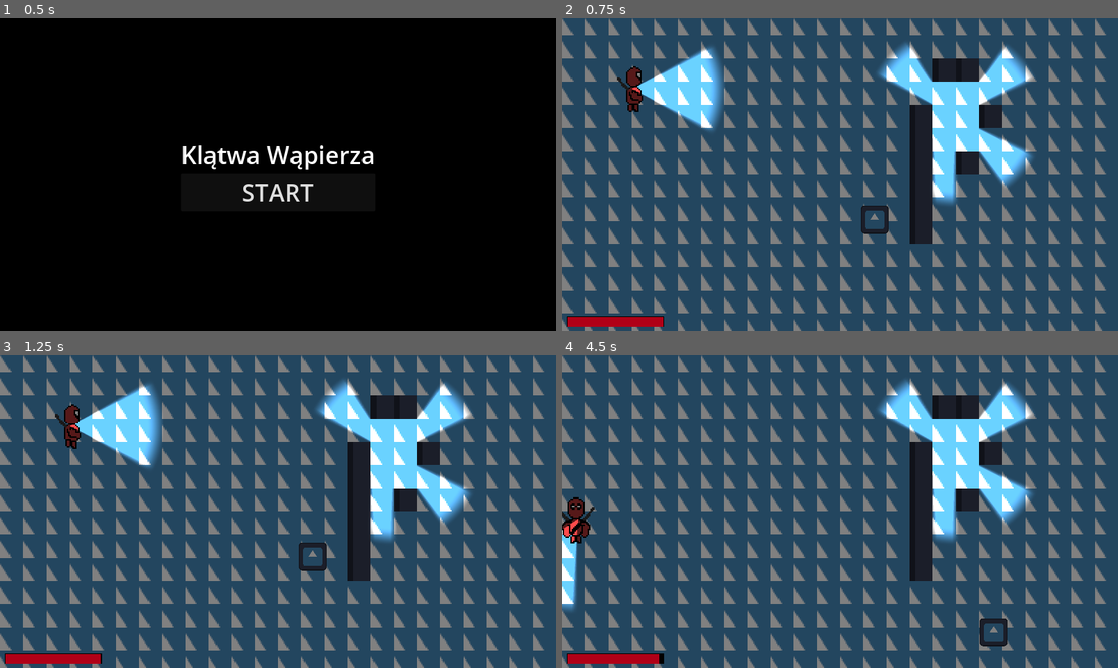
Above: before the commit, frames 1-4 (two rows, left to right).
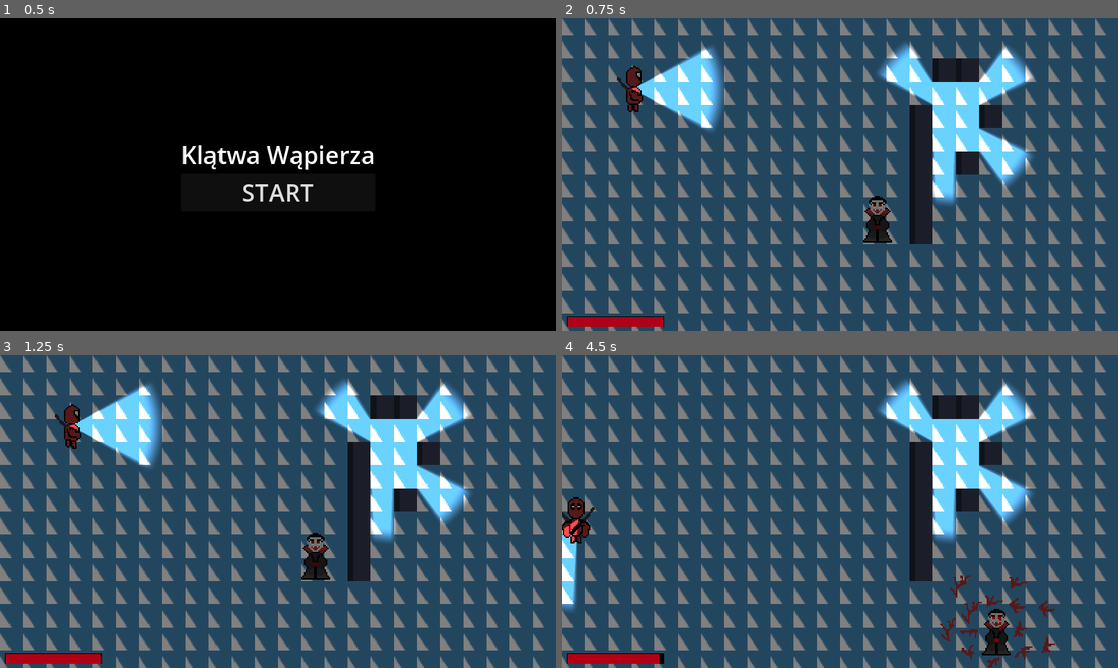
Above: after the commit, the same moments.

Repository: jGrzyb/gamejamtbd2025
Game: Godot game, scene res://scenes/start.tscn
Same seed, same stepped clock (60 frames per second), same inputs: the game is played once before the commit and once after it. The engine's default icon, where the game draws it, is replaced by a stand-in: a white triangle on a blue panel in a dark square.
Inputs:
- Up to frame 1 (0.5 s): no input
- Up to frame 2 (0.75 s): click "START" at 0.5 s
- Up to frame 3 (1.25 s): no input
- Up to frame 4 (4.5 s): tap Enter at 1.25 s; hold D (right) 1.28-2.03 s; hold E (attack) 1.28-2.03 s; hold S (down) 2.03-2.78 s; tap E (attack) at 2.1, 3.05, 3.6 s; hold D (right) 2.78-3.53 s; hold Space (dash) 2.78-3.53 s; hold W (up) 3.53-4.28 s; hold A (left) from 4.28 s (still down); hold E (attack) from 4.28 s (still down)

Frame 1 is identical in both runs. In frame 2, 0.6% of the frame differs, in the area x 53-60%, y 56-72%; in frame 3, 0.6%; in frame 4, 1.2%, in the area x 68-89%, y 70-100%.

Commit message:
animation

Diff:
--- a/nodes/player.tscn
+++ b/nodes/player.tscn
@@ -1,7 +1,283 @@
-[gd_scene load_steps=5 format=3 uid="uid://cw6b88h70nr4s"]
+[gd_scene load_steps=40 format=3 uid="uid://cw6b88h70nr4s"]
 
 [ext_resource type="Script" path="res://scripts/player.gd" id="1_tm02q"]
-[ext_resource type="Texture2D" uid="uid://c8dc14i54swgg" path="res://icon.svg" id="2_llabm"]
+[ext_resource type="Texture2D" uid="uid://c18rakhna0btg" path="res://assets/vl.png" id="2_guqat"]
+
+[sub_resource type="AtlasTexture" id="AtlasTexture_h7ept"]
+atlas = ExtResource("2_guqat")
+region = Rect2(0, 160, 32, 32)
+
+[sub_resource type="AtlasTexture" id="AtlasTexture_vbynv"]
+atlas = ExtResource("2_guqat")
+region = Rect2(94, 0, 96, 96)
+
+[sub_resource type="AtlasTexture" id="AtlasTexture_4bldu"]
+atlas = ExtResource("2_guqat")
+region = Rect2(190, 0, 96, 96)
+
+[sub_resource type="AtlasTexture" id="AtlasTexture_jup48"]
+atlas = ExtResource("2_guqat")
+region = Rect2(0, 160, 32, 32)
+
+[sub_resource type="AtlasTexture" id="AtlasTexture_tq8jv"]
+atlas = ExtResource("2_guqat")
+region = Rect2(32, 160, 32, 32)
+
+[sub_resource type="AtlasTexture" id="AtlasTexture_lnby7"]
+atlas = ExtResource("2_guqat")
+region = Rect2(0, 97, 32, 48)
+
+[sub_resource type="AtlasTexture" id="AtlasTexture_w5i0j"]
+atlas = ExtResource("2_guqat")
+region = Rect2(32, 97, 32, 48)
+
+[sub_resource type="AtlasTexture" id="AtlasTexture_vaeyr"]
+atlas = ExtResource("2_guqat")
+region = Rect2(64, 97, 32, 48)
+
+[sub_resource type="AtlasTexture" id="AtlasTexture_k4w4i"]
+atlas = ExtResource("2_guqat")
+region = Rect2(96, 97, 32, 48)
+
+[sub_resource type="AtlasTexture" id="AtlasTexture_xrcnu"]
+atlas = ExtResource("2_guqat")
+region = Rect2(128, 97, 32, 48)
+
+[sub_resource type="AtlasTexture" id="AtlasTexture_ng2dq"]
+atlas = ExtResource("2_guqat")
+region = Rect2(160, 97, 32, 48)
+
+[sub_resource type="AtlasTexture" id="AtlasTexture_218oo"]
+atlas = ExtResource("2_guqat")
+region = Rect2(192, 97, 32, 48)
+
+[sub_resource type="AtlasTexture" id="AtlasTexture_5fwc5"]
+atlas = ExtResource("2_guqat")
+region = Rect2(224, 97, 32, 48)
+
+[sub_resource type="AtlasTexture" id="AtlasTexture_a1xtx"]
+atlas = ExtResource("2_guqat")
+region = Rect2(256, 97, 32, 48)
+
+[sub_resource type="AtlasTexture" id="AtlasTexture_bboex"]
+atlas = ExtResource("2_guqat")
+region = Rect2(224, 97, 32, 48)
+
+[sub_resource type="AtlasTexture" id="AtlasTexture_y6tq7"]
+atlas = ExtResource("2_guqat")
+region = Rect2(256, 97, 32, 48)
+
+[sub_resource type="AtlasTexture" id="AtlasTexture_0gk8q"]
+atlas = ExtResource("2_guqat")
+region = Rect2(192, 97, 32, 48)
+
+[sub_resource type="AtlasTexture" id="AtlasTexture_anxur"]
+atlas = ExtResource("2_guqat")
+region = Rect2(96, 97, 32, 48)
+
+[sub_resource type="AtlasTexture" id="AtlasTexture_wo2b2"]
+atlas = ExtResource("2_guqat")
+region = Rect2(0, 208, 32, 32)
+
+[sub_resource type="AtlasTexture" id="AtlasTexture_x88l5"]
+atlas = ExtResource("2_guqat")
+region = Rect2(32, 208, 32, 32)
+
+[sub_resource type="AtlasTexture" id="AtlasTexture_v3r6n"]
+atlas = ExtResource("2_guqat")
+region = Rect2(64, 208, 32, 32)
+
+[sub_resource type="AtlasTexture" id="AtlasTexture_fld4w"]
+atlas = ExtResource("2_guqat")
+region = Rect2(96, 208, 32, 32)
+
+[sub_resource type="AtlasTexture" id="AtlasTexture_u7gxf"]
+atlas = ExtResource("2_guqat")
+region = Rect2(96, 256, 32, 32)
+
+[sub_resource type="AtlasTexture" id="AtlasTexture_h0fqo"]
+atlas = ExtResource("2_guqat")
+region = Rect2(64, 256, 32, 32)
+
+[sub_resource type="AtlasTexture" id="AtlasTexture_fuqrc"]
+atlas = ExtResource("2_guqat")
+region = Rect2(32, 256, 32, 32)
+
+[sub_resource type="AtlasTexture" id="AtlasTexture_m73do"]
+atlas = ExtResource("2_guqat")
+region = Rect2(0, 256, 32, 32)
+
+[sub_resource type="AtlasTexture" id="AtlasTexture_nyvpq"]
+atlas = ExtResource("2_guqat")
+region = Rect2(137, 256, 32, 32)
+
+[sub_resource type="AtlasTexture" id="AtlasTexture_6shrn"]
+atlas = ExtResource("2_guqat")
+region = Rect2(169, 256, 32, 32)
+
+[sub_resource type="AtlasTexture" id="AtlasTexture_jywyq"]
+atlas = ExtResource("2_guqat")
+region = Rect2(201, 256, 32, 32)
+
+[sub_resource type="AtlasTexture" id="AtlasTexture_xi78m"]
+atlas = ExtResource("2_guqat")
+region = Rect2(233, 256, 32, 32)
+
+[sub_resource type="AtlasTexture" id="AtlasTexture_y168o"]
+atlas = ExtResource("2_guqat")
+region = Rect2(136, 208, 32, 32)
+
+[sub_resource type="AtlasTexture" id="AtlasTexture_q05v5"]
+atlas = ExtResource("2_guqat")
+region = Rect2(168, 208, 32, 32)
+
+[sub_resource type="AtlasTexture" id="AtlasTexture_k0ddt"]
+atlas = ExtResource("2_guqat")
+region = Rect2(200, 208, 32, 32)
+
+[sub_resource type="AtlasTexture" id="AtlasTexture_qla7y"]
+atlas = ExtResource("2_guqat")
+region = Rect2(232, 208, 32, 32)
+
+[sub_resource type="SpriteFrames" id="SpriteFrames_e2kwg"]
+animations = [{
+"frames": [{
+"duration": 1.0,
+"texture": SubResource("AtlasTexture_h7ept")
+}, {
+"duration": 1.0,
+"texture": SubResource("AtlasTexture_vbynv")
+}, {
+"duration": 1.0,
+"texture": SubResource("AtlasTexture_4bldu")
+}],
+"loop": false,
+"name": &"attack",
+"speed": 10.0
+}, {
+"frames": [{
+"duration": 1.0,
+"texture": SubResource("AtlasTexture_jup48")
+}, {
+"duration": 1.0,
+"texture": SubResource("AtlasTexture_tq8jv")
+}],
+"loop": true,
+"name": &"default",
+"speed": 5.0
+}, {
+"frames": [{
+"duration": 1.0,
+"texture": SubResource("AtlasTexture_lnby7")
+}, {
+"duration": 1.0,
+"texture": SubResource("AtlasTexture_w5i0j")
+}, {
+"duration": 1.0,
+"texture": SubResource("AtlasTexture_vaeyr")
+}, {
+"duration": 1.0,
+"texture": SubResource("AtlasTexture_k4w4i")
+}, {
+"duration": 1.0,
+"texture": SubResource("AtlasTexture_xrcnu")
+}, {
+"duration": 1.0,
+"texture": SubResource("AtlasTexture_ng2dq")
+}, {
+"duration": 1.0,
+"texture": SubResource("AtlasTexture_218oo")
+}, {
+"duration": 1.0,
+"texture": SubResource("AtlasTexture_5fwc5")
+}, {
+"duration": 1.0,
+"texture": SubResource("AtlasTexture_a1xtx")
+}, {
+"duration": 1.0,
+"texture": SubResource("AtlasTexture_bboex")
+}, {
+"duration": 1.0,
+"texture": SubResource("AtlasTexture_y6tq7")
+}, {
+"duration": 1.0,
+"texture": SubResource("AtlasTexture_0gk8q")
+}, {
+"duration": 1.0,
+"texture": SubResource("AtlasTexture_anxur")
+}],
+"loop": false,
+"name": &"die",
+"speed": 10.0
+}, {
+"frames": [{
+"duration": 1.0,
+"texture": SubResource("AtlasTexture_wo2b2")
+}, {
+"duration": 1.0,
+"texture": SubResource("AtlasTexture_x88l5")
+}, {
+"duration": 1.0,
+"texture": SubResource("AtlasTexture_v3r6n")
+}, {
+"duration": 1.0,
+"texture": SubResource("AtlasTexture_fld4w")
+}],
+"loop": true,
+"name": &"down",
+"speed": 5.0
+}, {
+"frames": [{
+"duration": 1.0,
+"texture": SubResource("AtlasTexture_u7gxf")
+}, {
+"duration": 1.0,
+"texture": SubResource("AtlasTexture_h0fqo")
+}, {
+"duration": 1.0,
+"texture": SubResource("AtlasTexture_fuqrc")
+}, {
+"duration": 1.0,
+"texture": SubResource("AtlasTexture_m73do")
+}],
+"loop": true,
+"name": &"left",
+"speed": 5.0
+}, {
+"frames": [{
+"duration": 1.0,
+"texture": SubResource("AtlasTexture_nyvpq")
+}, {
+"duration": 1.0,
+"texture": SubResource("AtlasTexture_6shrn")
+}, {
+"duration": 1.0,
+"texture": SubResource("AtlasTexture_jywyq")
+}, {
+"duration": 1.0,
+"texture": SubResource("AtlasTexture_xi78m")
+}],
+"loop": true,
+"name": &"right",
+"speed": 5.0
+}, {
+"frames": [{
+"duration": 1.0,
+"texture": SubResource("AtlasTexture_y168o")
+}, {
+"duration": 1.0,
+"texture": SubResource("AtlasTexture_q05v5")
+}, {
+"duration": 1.0,
+"texture": SubResource("AtlasTexture_k0ddt")
+}, {
+"duration": 1.0,
+"texture": SubResource("AtlasTexture_qla7y")
+}],
+"loop": true,
+"name": &"up",
+"speed": 5.0
+}]
 
 [sub_resource type="CircleShape2D" id="CircleShape2D_rpgms"]
 
@@ -12,9 +288,9 @@
 motion_mode = 1
 script = ExtResource("1_tm02q")
 
-[node name="Sprite2D" type="Sprite2D" parent="."]
-scale = Vector2(0.15, 0.15)
-texture = ExtResource("2_llabm")
+[node name="AnimatedSprite2D" type="AnimatedSprite2D" parent="."]
+sprite_frames = SubResource("SpriteFrames_e2kwg")
+animation = &"attack"
 
 [node name="CollisionShape2D" type="CollisionShape2D" parent="."]
 shape = SubResource("CircleShape2D_rpgms")
@@ -28,4 +304,14 @@
 z_index = 1
 shape = SubResource("CircleShape2D_67yjf")
 
+[node name="Timer_die" type="Timer" parent="."]
+wait_time = 1.3
+one_shot = true
+
+[node name="Timer_attack" type="Timer" parent="."]
+wait_time = 0.3
+one_shot = true
+
 [connection signal="timeout" from="Timer_dash" to="." method="_on_timer_dash_timeout"]
+[connection signal="timeout" from="Timer_die" to="." method="_on_timer_die_timeout"]
+[connection signal="timeout" from="Timer_attack" to="." method="_on_timer_attack_timeout"]
--- a/scripts/game_manager.gd
+++ b/scripts/game_manager.gd
@@ -3,6 +3,7 @@
 class_name GameManager
 
 @onready var ui: UI;
+@onready var player: Player = %Player
 
 @export var max_life := 100.0
 @export var life_leaking := 0.02
@@ -24,7 +25,7 @@
 	life = clamp(life + amount, 0, 100)
 	ui.set_life(life / max_life)
 	if life == 0:
-		game_over()
+		player.die()
 
 
 func game_over() -> void:
--- a/scripts/player.gd
+++ b/scripts/player.gd
@@ -6,6 +6,9 @@
 
 @onready var timer_dash: Timer = $Timer_dash
 @onready var area_2d: Area2D = $Area2D
+@onready var animated_sprite_2d: AnimatedSprite2D = $AnimatedSprite2D
+@onready var timer_attack: Timer = $Timer_attack
+@onready var timer_die: Timer = $Timer_die
 
 @export var speed := 100
 @export var dash_speed := 400
@@ -13,6 +16,7 @@
 
 var last_direction := Vector2(0, 1)
 var can_dash := true
+var is_basic_anim := true
 
 
 func _ready() -> void:
@@ -21,6 +25,8 @@
 
 func _physics_process(delta: float) -> void:
 	var direction = Input.get_vector("left", "right", "up", "down")
+	if is_basic_anim:
+		choose_animation(direction)
 	velocity = velocity.lerp(direction * speed, 0.1)
 	if direction != Vector2.ZERO:
 		last_direction = direction
@@ -33,6 +39,9 @@
 		velocity = last_direction * dash_speed
 		timer_dash.start()
 	elif event.is_action_pressed("attack"):
+		is_basic_anim = false
+		animated_sprite_2d.play("attack")
+		timer_attack.start()
 		var enemies = area_2d.get_overlapping_bodies().filter(func(x): return x is Enemy)
 		for e in enemies:
 			(e as Enemy).hit(self)
@@ -40,3 +49,31 @@
 
 func _on_timer_dash_timeout() -> void:
 	can_dash = true
+
+
+func choose_animation(direction: Vector2):
+	if direction.x > 0:
+		animated_sprite_2d.play("right")
+	elif direction.x < 0:
+		animated_sprite_2d.play("left")
+	elif direction.y < 0:
+		animated_sprite_2d.play("up")
+	elif direction.y > 0:
+		animated_sprite_2d.play("down")
+
+
+func die() -> void:
+	if timer_die.is_stopped():
+		timer_attack.stop()
+		is_basic_anim = false
+		animated_sprite_2d.play("die")
+		timer_die.start()
+
+
+func _on_timer_die_timeout() -> void:
+	game_manager.game_over()
+
+
+func _on_timer_attack_timeout() -> void:
+	is_basic_anim = true
+	animated_sprite_2d.play("down")
Binary file added: assets/vl.png
Not shown, added: assets/vl.png.import
